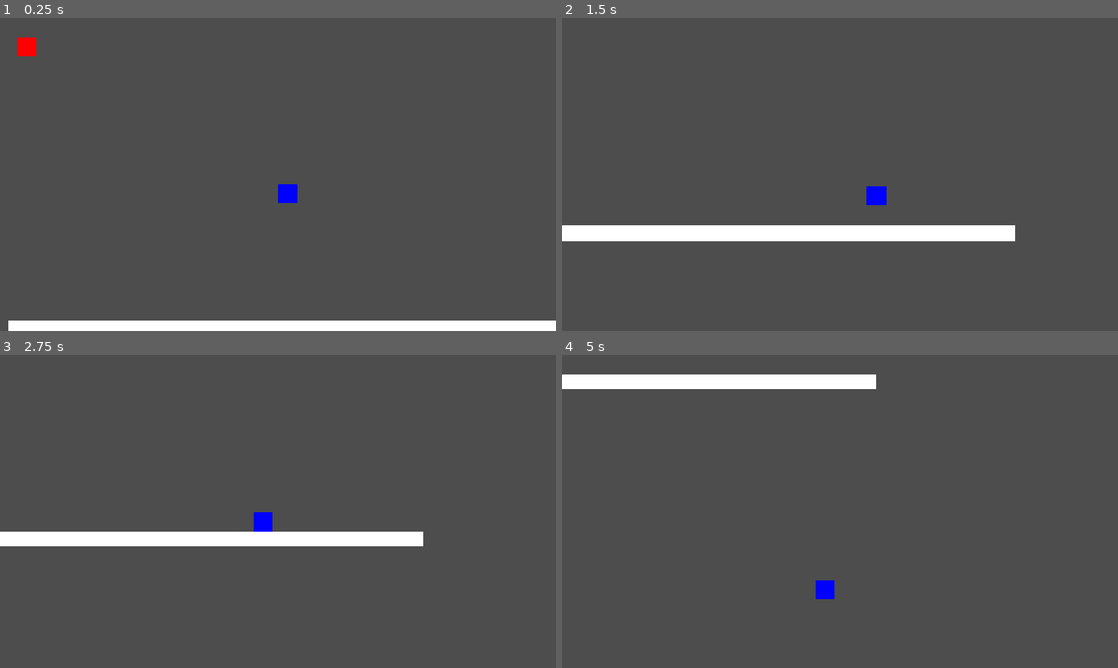
Above: before the commit, frames 1-4 (two rows, left to right).
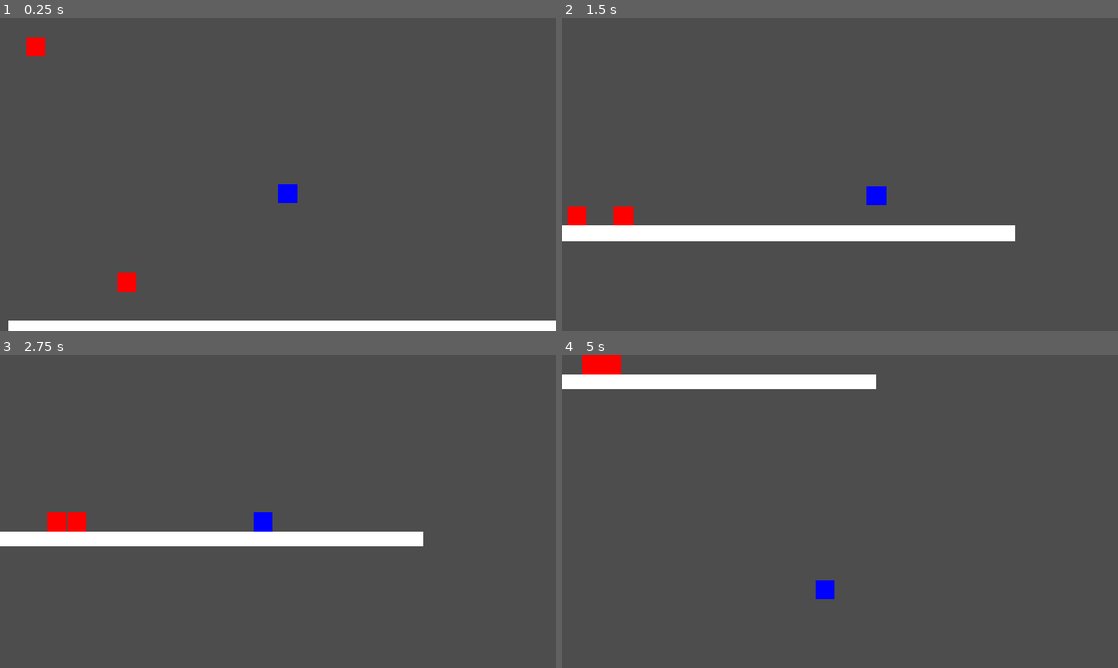
Above: after the commit, the same moments.

Repository: joshuafolkken/platformer
Game: Godot game, scene res://scenes/stage1.tscn
Two runs of this game, one before a commit and one after it. Both use one fixed random seed, a clock stepped at 60 frames per second and the inputs below.
Inputs:
- Up to frame 1 (0.25 s): no input
- Up to frame 2 (1.5 s): hold Right (ui_right) from 0.53 s (still down); tap Space (jump) at 0.77 s
- Up to frame 3 (2.75 s): tap Space (jump) at 1.52 s; release Right (ui_right) at 2.03 s; hold Left (ui_left) from 2.03 s (still down)
- Up to frame 4 (5 s): release Left (ui_left) at 2.78 s; hold Right (ui_right) 2.78-4.28 s; tap Space (jump) at 3.02, 3.77, 4.52 s; hold Left (ui_left) from 4.28 s (still down)

The runs differ from the first frame. In frame 1, 0.4% of the frame differs, in the area x 3-25%, y 6-88%; in frame 2, 0.4%; in frame 3, 0.4%; in frame 4, 0.4%, in the area x 3-11%, y 0-7%.

Commit message:
tread #20

Diff:
--- a/scenes/enemy.tscn
+++ b/scenes/enemy.tscn
@@ -1,9 +1,12 @@
-[gd_scene load_steps=3 format=3 uid="uid://1ajrxx8nj7g3"]
+[gd_scene load_steps=4 format=3 uid="uid://1ajrxx8nj7g3"]
 
 [ext_resource type="Script" uid="uid://c1mf88tjtsjkv" path="res://scripts/enemy.gd" id="1_7p1mj"]
 
 [sub_resource type="RectangleShape2D" id="RectangleShape2D_8tegq"]
 size = Vector2(40, 40)
+
+[sub_resource type="RectangleShape2D" id="RectangleShape2D_7p1mj"]
+size = Vector2(36, 4)
 
 [node name="Enemy" type="CharacterBody2D"]
 script = ExtResource("1_7p1mj")
@@ -19,3 +22,11 @@
 offset_bottom = 40.0
 color = Color(1, 0, 0, 1)
 metadata/_edit_lock_ = true
+
+[node name="Area2D" type="Area2D" parent="."]
+
+[node name="Shape" type="CollisionShape2D" parent="Area2D"]
+position = Vector2(20, 0)
+shape = SubResource("RectangleShape2D_7p1mj")
+
+[connection signal="body_entered" from="Area2D" to="." method="_on_area_2d_body_entered"]
--- a/scenes/stage1.tscn
+++ b/scenes/stage1.tscn
@@ -46,3 +46,8 @@
 metadata/_edit_lock_ = true
 
 [node name="Enemy" parent="." instance=ExtResource("2_b1kto")]
+position = Vector2(208, 488)
+
+[node name="Enemy2" parent="." instance=ExtResource("2_b1kto")]
+move_speed = 150
+can_tread = true
--- a/scripts/enemy.gd
+++ b/scripts/enemy.gd
@@ -1,10 +1,28 @@
 extends CharacterBody2D
+
+@export var move_speed: int = 75
+@export var can_tread: bool = false
 
 
 func _physics_process(delta: float) -> void:
 	if not is_on_floor():
 		velocity += get_gravity() * delta
 
-	velocity.x = 75
+	velocity.x = move_speed
 
 	move_and_slide()
+
+
+func _is_treaded_by_character(body: Node2D) -> bool:
+	if not can_tread:
+		return false
+
+	if body.name != "Character":
+		return false
+
+	return true
+
+
+func _on_area_2d_body_entered(body: Node2D) -> void:
+	if _is_treaded_by_character(body):
+		queue_free()
